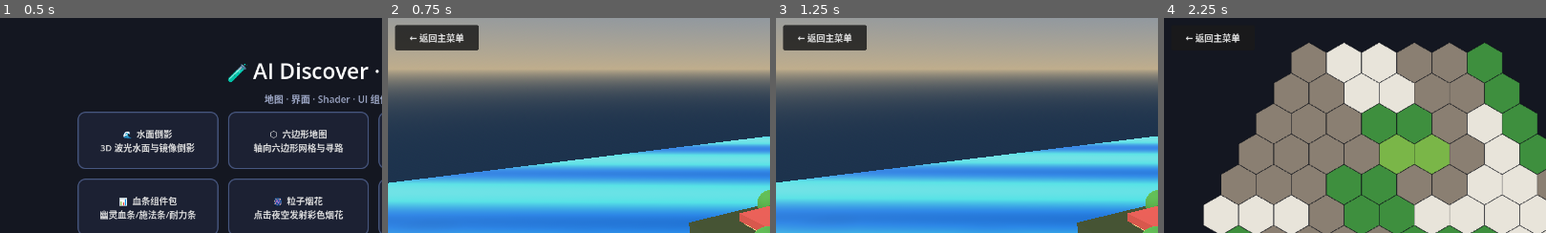
Above: before the commit, frames 1-4 (left to right).
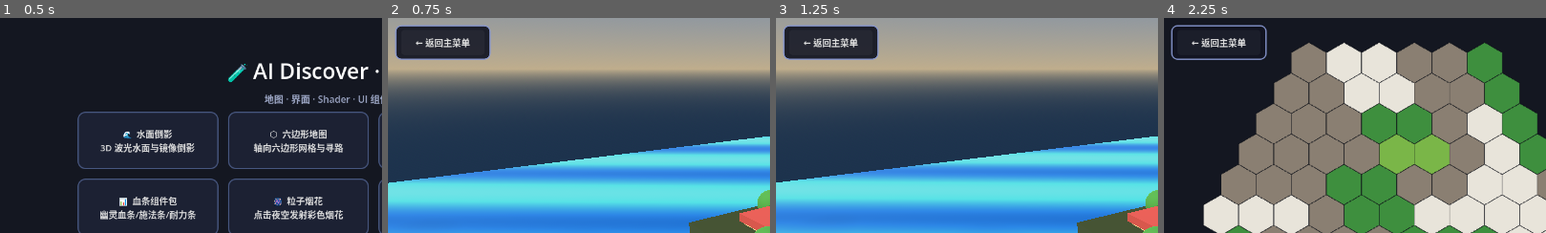
Above: after the commit, the same moments.

Repository: richardkiwilee/pyFramework
Game: Godot game, scene res://scenes/menu.tscn
Same seed, same stepped clock (60 frames per second), same inputs: the game is played once before the commit and once after it.
Inputs:
- Up to frame 1 (0.5 s): no input
- Up to frame 2 (0.75 s): click "🌊 水面倒影 3D 波光水面与镜像倒影" at 0.5 s
- Up to frame 3 (1.25 s): no input
- Up to frame 4 (2.25 s): click "← 返回主菜单" at 1.25 s; click "⬡ 六边形地图 轴向六边形网格与寻路" at 2 s
The pictures show only the part of the screen within x 0-50%, y 0-50%; the shares and areas given below are measured in that part.

Frame 1 is identical in both runs. In frame 2, 2.4% of the frame differs, in the area x 1-27%, y 3-20%; in frame 3, 2.4%; in frame 4, 1.2%.

Commit message:
ai-discover: 返回按钮置顶渲染(layer=100)+深色面板描边样式防遮挡
Co-Authored-By: Claude <noreply@anthropic.com>

Diff:
--- a/ai-discover/scripts/back_button.gd
+++ b/ai-discover/scripts/back_button.gd
@@ -2,14 +2,19 @@
 ## =============================================================================
 ## back_button.gd — 通用"返回主菜单"组件
 ## =============================================================================
-## 每个功能子场景都挂一个：左上角常驻返回按钮，
-## 点击回到主菜单（ai-discover 的统一约定）。
+## 每个功能子场景都挂一个：左上角常驻返回按钮。
+## 防遮挡的两个要点：
+##   1. layer = 100：渲染在所有子场景自带 CanvasLayer（默认层号 ≤ 2）
+##      之上，任何场景内容（HUD/特效/覆盖层）都盖不住它；
+##   2. 半透明深色底 + 描边 + 悬停提亮：在亮背景（天空/雪地）上也清晰可见。
 ## =============================================================================
 
 const MAIN_MENU := "res://scenes/menu.tscn"
 
 
 func _ready() -> void:
+	layer = 100   # 置顶渲染，杜绝被场景内容遮挡
+
 	var panel := PanelContainer.new()
 	panel.position = Vector2(12, 12)
 
@@ -17,6 +22,30 @@
 	btn.text = "← 返回主菜单"
 	btn.custom_minimum_size = Vector2(140, 42)
 	btn.add_theme_font_size_override("font_size", 15)
+
+	# 面板样式：深色半透明 + 蓝色描边（任何背景下都醒目）
+	var sb := StyleBoxFlat.new()
+	sb.bg_color = Color(0.07, 0.08, 0.13, 0.93)
+	sb.border_color = Color(0.52, 0.58, 0.80)
+	sb.set_border_width_all(2)
+	sb.set_corner_radius_all(10)
+	sb.content_margin_left = 10.0
+	sb.content_margin_top = 8.0
+	sb.content_margin_right = 10.0
+	sb.content_margin_bottom = 8.0
+	panel.add_theme_stylebox_override("panel", sb)
+
+	# 按钮样式：透明底融入面板，悬停/按下提亮
+	var btn_normal := StyleBoxFlat.new()
+	btn_normal.bg_color = Color(1, 1, 1, 0.04)
+	btn_normal.set_corner_radius_all(6)
+	var btn_hover := btn_normal.duplicate()
+	btn_hover.bg_color = Color(0.30, 0.42, 0.75, 0.75)
+	for state in ["normal", "focus"]:
+		btn.add_theme_stylebox_override(state, btn_normal)
+	for state in ["hover", "pressed"]:
+		btn.add_theme_stylebox_override(state, btn_hover)
+
 	btn.pressed.connect(_go_back)
 
 	panel.add_child(btn)
